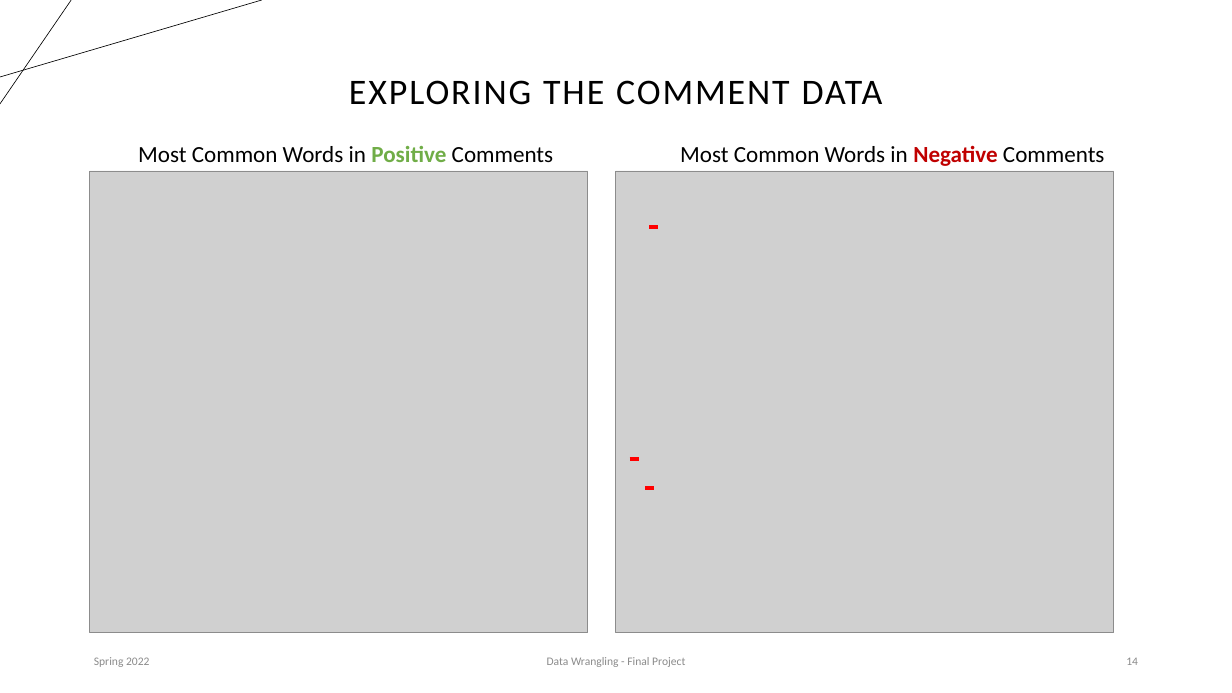
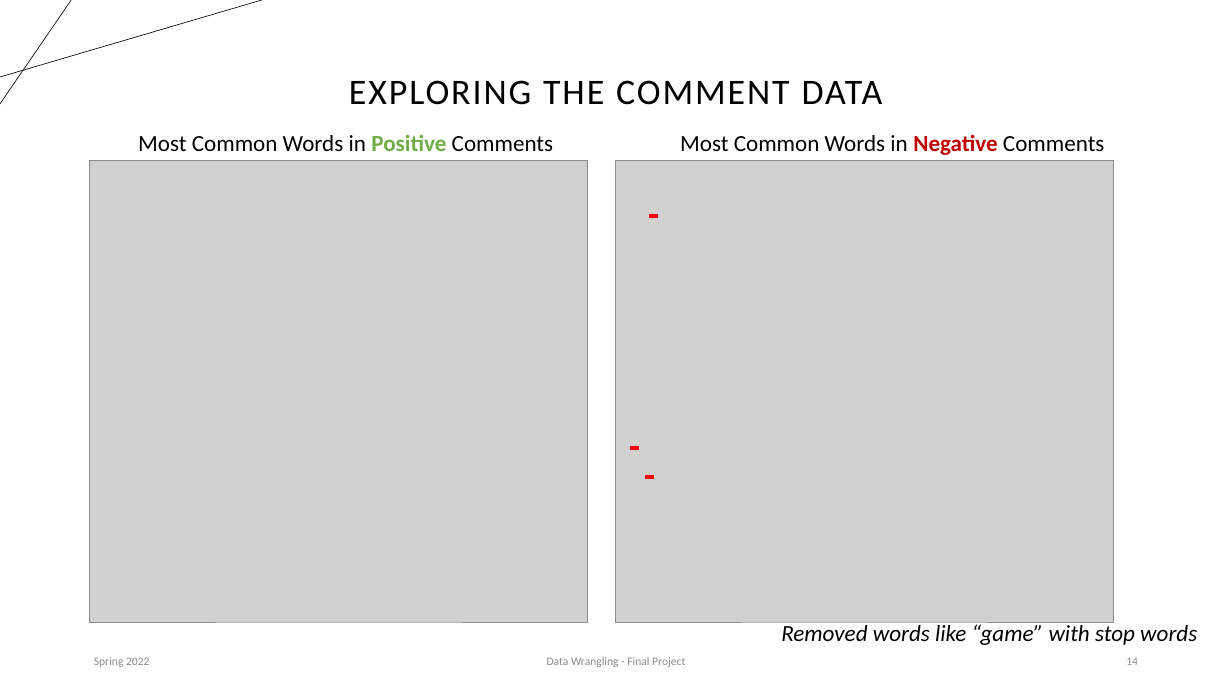
Before and after one commit to DSman123/Data-Wrangling-Final-Project, a slide deck: slide 14 of Final.Project_Presentation.Slides_v1.pptx. Drawn at 1232x693 pixels with LibreOffice and Linux fonts; fonts in the diff are those of the drawing; grey boxes stand for pictures. Boxes give left, top, right and bottom in pixels: in the first picture for what was removed or moved away, otherwise in the second. Text is boxed around its words. In the diff, an @@ line names an element or a change of style, - is before the commit and + after.

```diff
--- a/Final.Project_Presentation.Slides_v1.pptx
+++ b/Final.Project_Presentation.Slides_v1.pptx
@@ 3 lines, 2 pictures, 2 texts: place and size @@
-3 lines, 2 pictures, 2 texts at (90, 145, 1115, 633)
+3 lines, 2 pictures, 2 texts at (90, 134, 1115, 622)
@@ text added at (781, 621, 1197, 645), 18 pt, text #000000, italic @@
+Removed words like “game” with stop words
```
Also in this commit, not shown: 2 other slides changed, 10 slides added, 1 other file.
